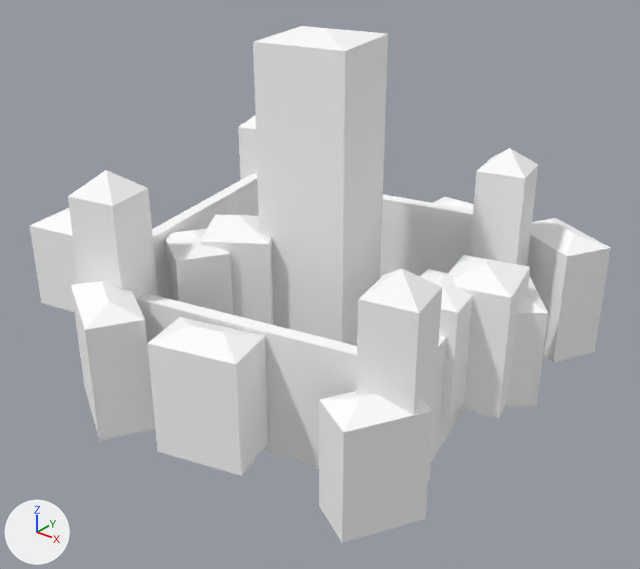
A saved change to the glTF model games/yorimichi/assets/belmonte/meshes/SM_BM_BVV_Village_1.glb.
Rendered twice from a 50 mm camera at (95.9, -120.4, 72.8) aimed at (-2.9, 3.1, -3.7). The lights are fixed; the arrows at lower left show +X, +Y and +Z. The older version comes first. Vertices at exactly the same position are counted once.

The first picture shows 'SM_BM_BVV_Village_1'.
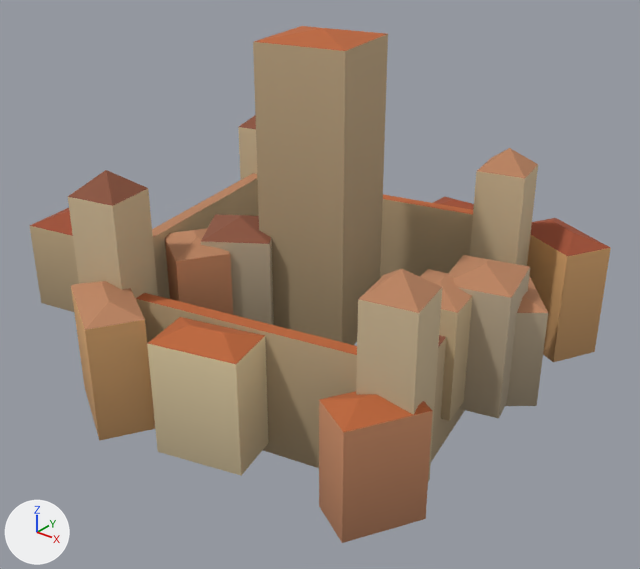
Where the change shows, as pixel boxes [x1, y1, x2, y2] in the pictures (640 x 569 px):
part 1 of me_sm_bvv_village_1, recoloured (white to brown)
    both: [30, 34, 611, 543]
part 2 of me_sm_bvv_village_1, recoloured
    both: [71, 26, 548, 543]
part 3 of me_sm_bvv_village_1, recoloured
    both: [30, 116, 610, 347]

What changed in the scene script:
```text
Change me_sm_bvv_village_1:
    where me_sm_bvv_village_1.from_pydata(...)  # 201 vertices, 276 faces; spans x -68.5..39.4, y -47.6..52.5, z -25.9..46.4
    used by ob_sm_bm_bvv_village_1; location = (0.0, 0.0, 0.0)
    me_sm_bvv_village_1 part 1: 156 faces centred in x -67.4..37.4, y -44.8..49.7, z -17.9..26.2 are repainted in the vertex colours; the middle colour goes from white #ffffff to brown #c6ad7e
    me_sm_bvv_village_1 part 2: 78 faces centred in x -30.0..36.5, y -42.7..34.8, z -16.7..45.4 are repainted in the vertex colours; the middle colour goes from white #ffffff to orange #bd8561
    me_sm_bvv_village_1 part 3: 42 faces centred in x -64.7..35.0, y -34.8..47.3, z -1.9..22.6 are repainted in the vertex colours; the middle colour goes from white #ffffff to brown #9e4d30
```
